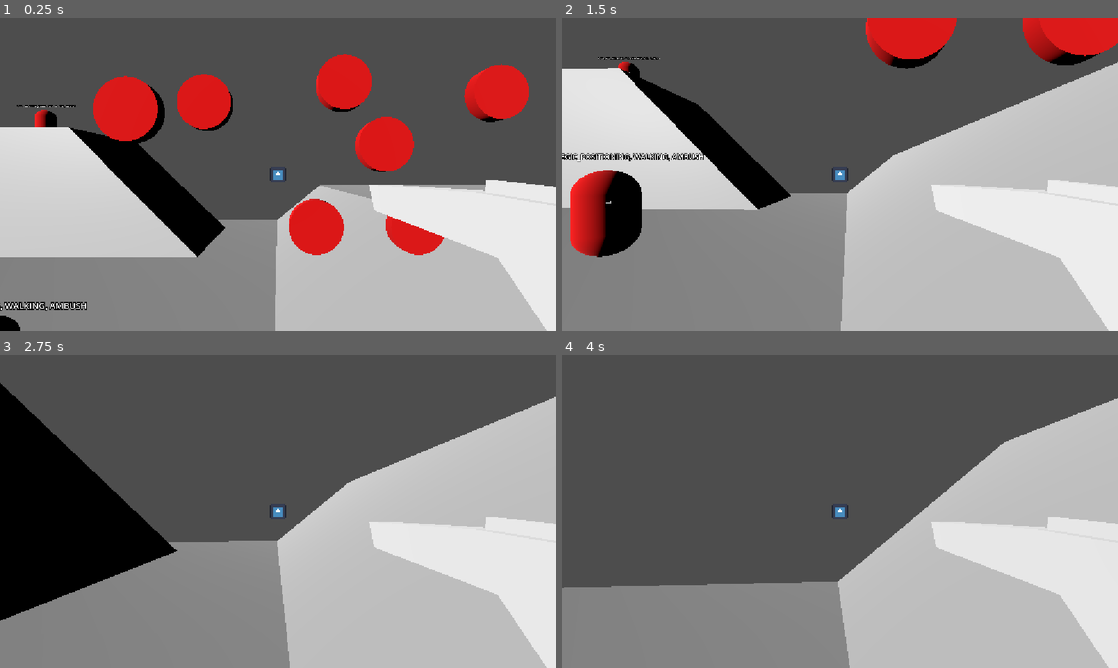
Above: before the commit, frames 1-4 (two rows, left to right).
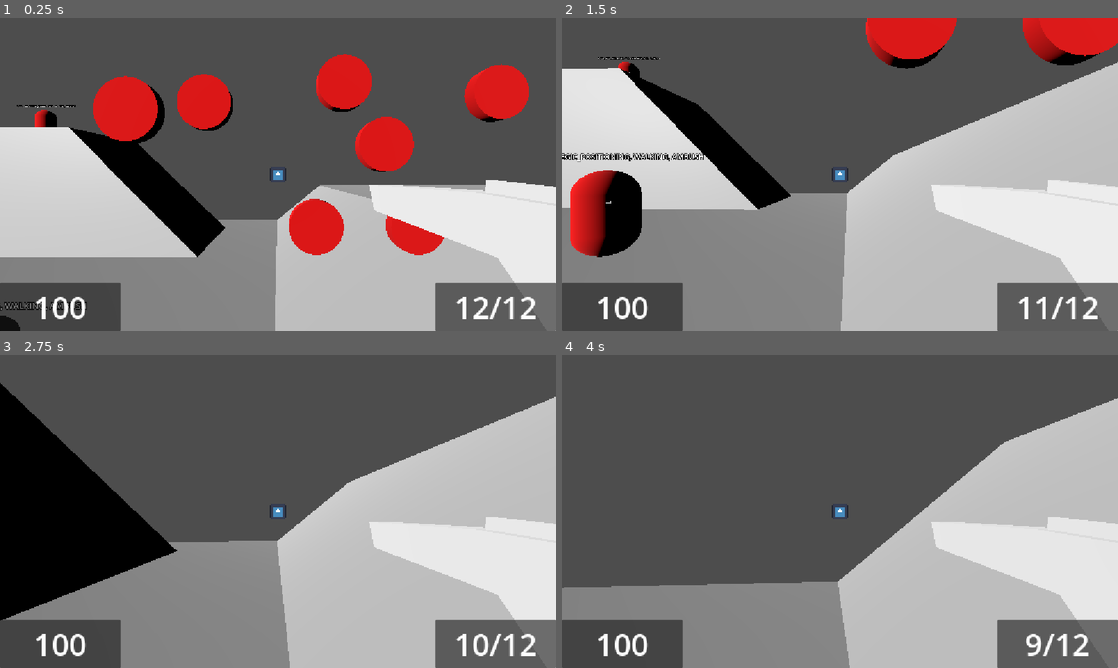
Above: after the commit, the same moments.

Repository: flowerFawn/unnamed-narrative-fps
Game: Godot game, scene res://prototyping/prototype world.tscn
Same seed, same stepped clock (60 frames per second), same inputs: the game is played once before the commit and once after it. The engine's default icon, where the game draws it, is replaced by a stand-in: a white triangle on a blue panel in a dark square.
Inputs (mouse positions are in pixels of both pictures, inside the frame that each line leads up to):
- Up to frame 1 (0.25 s): no input
- Up to frame 2 (1.5 s): move the mouse to (867, 174) at 0.52 s; press the mouse at (867, 174) at 0.53 s; hold W (Move Forward) from 0.53 s (still down); tap Space (Jump) at 0.77 s; move the mouse to (812, 174) at 1.27 s; release the mouse at (812, 174) at 1.28 s; tap Shift (Sprint) at 1.35 s
- Up to frame 3 (2.75 s): keep holding W (Move Forward); tap Space (Jump) at 1.52 s; move the mouse to (289, 505) at 2.02 s; press the mouse at (289, 505) at 2.03 s
- Up to frame 4 (4 s): keep holding W (Move Forward); move the mouse to (834, 517) at 2.77 s; release the mouse at (834, 517) at 2.78 s; tap Shift (Sprint) at 2.85 s; tap Space (Jump) at 3.02, 3.77 s; move the mouse to (878, 514) at 3.52 s; press the mouse at (878, 514) at 3.53 s

The runs differ from the first frame. In frame 1, 6.3% of the frame differs, in the area x 0-100%, y 84-100%; in frame 2, 6.6%; in frame 3, 6.6%; in frame 4, 6.6%.

Commit message:
basic hud

Diff:
--- a/player/player.tscn
+++ b/player/player.tscn
@@ -25,4 +25,8 @@
 visible = false
 mesh = SubResource("CapsuleMesh_vmthy")
 
-[node name="HudLayer" parent="." unique_id=1006490498 instance=ExtResource("3_g1dw6")]
+[node name="HudLayer" parent="." unique_id=1006490498 node_paths=PackedStringArray("player", "weapon_handler") instance=ExtResource("3_g1dw6")]
+player = NodePath("..")
+weapon_handler = NodePath("../PlayerHead/PlayerWeaponHandler")
+
+[editable path="PlayerHead"]
--- a/player/weapon_handler.gd
+++ b/player/weapon_handler.gd
@@ -19,6 +19,14 @@
 			weapon_mesh.mesh = current_weapon.weapon_info.mesh
 ##Reference to the currently selected weapon
 var current_weapon:Weapon
+
+var current_weapon_ammo:int:
+	get():
+		return current_weapon.current_ammo
+
+var current_weapon_max_ammo:int:
+	get():
+		return current_weapon.weapon_info.mag_size
 
 func _ready() -> void:
 	selected_weapon_index = 0
--- /dev/null
+++ b/ui/hud/hud.gd
@@ -0,0 +1,20 @@
+extends CanvasLayer
+class_name HUD
+
+##Reference to player
+@export var player:Player
+##Reference to player weaponhandler
+@export var weapon_handler:PlayerWeaponHandler
+
+@export_group("Internal")
+##Label that displays hp
+@export var hp_label:Label
+##Label that shows ammo as x/y
+@export var ammo_label:Label
+
+func _process(delta: float) -> void:
+	update_hud()
+
+func update_hud() -> void:
+	hp_label.text = str(player.current_hp)
+	ammo_label.text = str(weapon_handler.current_weapon_ammo) + "/" + str(weapon_handler.current_weapon_max_ammo)
--- a/ui/hud/hud.tscn
+++ b/ui/hud/hud.tscn
@@ -1,8 +1,12 @@
 [gd_scene format=3 uid="uid://bxpcg6bobpvyo"]
 
+[ext_resource type="Script" uid="uid://cjq6tmfaw3m6c" path="res://ui/hud/hud.gd" id="1_4d6w6"]
 [ext_resource type="Texture2D" uid="uid://4q335xxs2p" path="res://icon.svg" id="1_xmswo"]
 
-[node name="HudLayer" type="CanvasLayer" unique_id=1006490498]
+[node name="HudLayer" type="CanvasLayer" unique_id=1006490498 node_paths=PackedStringArray("hp_label", "ammo_label")]
+script = ExtResource("1_4d6w6")
+hp_label = NodePath("Hud/HBoxContainer/PanelContainer/HPLabel")
+ammo_label = NodePath("Hud/HBoxContainer2/PanelContainer/AmmoLabel")
 
 [node name="Hud" type="Control" parent="." unique_id=1163480573]
 layout_mode = 3
@@ -29,3 +33,46 @@
 offset_transform_enabled = true
 offset_transform_scale = Vector2(0.25, 0.25)
 texture = ExtResource("1_xmswo")
+
+[node name="HBoxContainer" type="HBoxContainer" parent="Hud" unique_id=720918348]
+custom_minimum_size = Vector2(250, 100)
+layout_mode = 1
+anchors_preset = 2
+anchor_top = 1.0
+anchor_bottom = 1.0
+offset_top = -40.0
+offset_right = 40.0
+grow_vertical = 0
+
+[node name="PanelContainer" type="PanelContainer" parent="Hud/HBoxContainer" unique_id=1384951172]
+custom_minimum_size = Vector2(250, 100)
+layout_mode = 2
+
+[node name="HPLabel" type="Label" parent="Hud/HBoxContainer/PanelContainer" unique_id=1322017171]
+layout_mode = 2
+theme_override_font_sizes/font_size = 64
+text = "100"
+horizontal_alignment = 1
+
+[node name="HBoxContainer2" type="HBoxContainer" parent="Hud" unique_id=1451687494]
+custom_minimum_size = Vector2(250, 100)
+layout_mode = 1
+anchors_preset = 3
+anchor_left = 1.0
+anchor_top = 1.0
+anchor_right = 1.0
+anchor_bottom = 1.0
+offset_left = -250.0
+offset_top = -100.0
+grow_horizontal = 0
+grow_vertical = 0
+
+[node name="PanelContainer" type="PanelContainer" parent="Hud/HBoxContainer2" unique_id=1010475932]
+custom_minimum_size = Vector2(250, 100)
+layout_mode = 2
+
+[node name="AmmoLabel" type="Label" parent="Hud/HBoxContainer2/PanelContainer" unique_id=669914320]
+layout_mode = 2
+theme_override_font_sizes/font_size = 64
+text = "n/n"
+horizontal_alignment = 1
Not shown, added: ui/hud/hud.gd.uid
